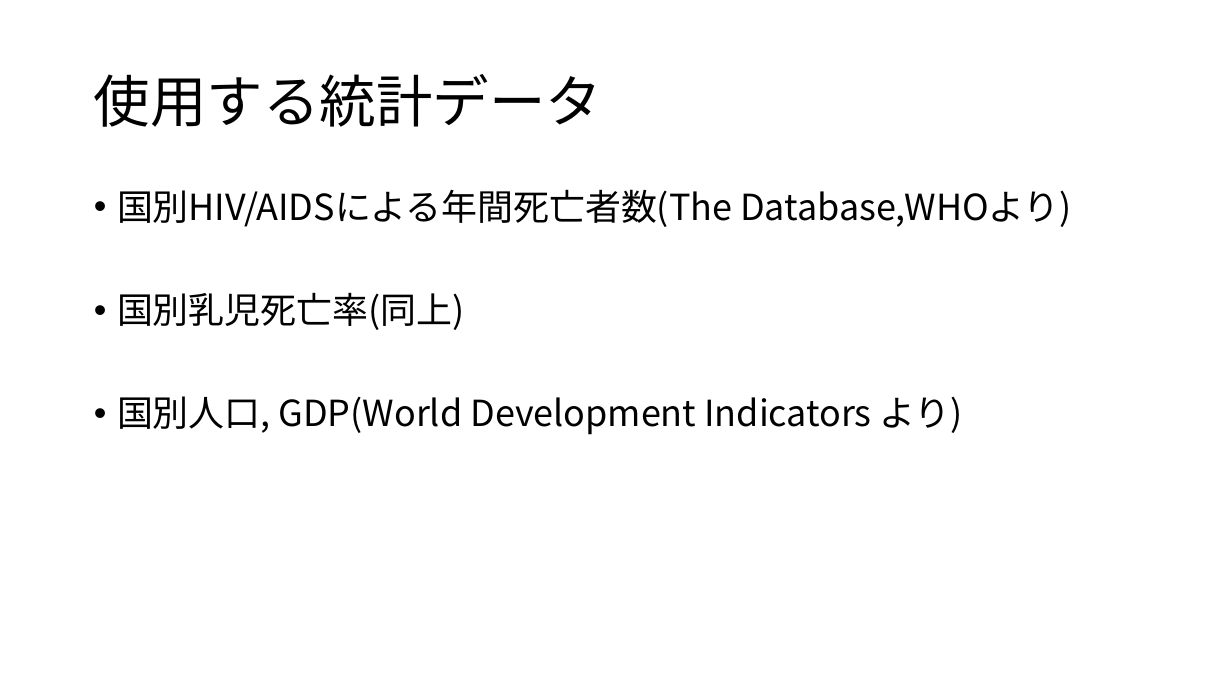
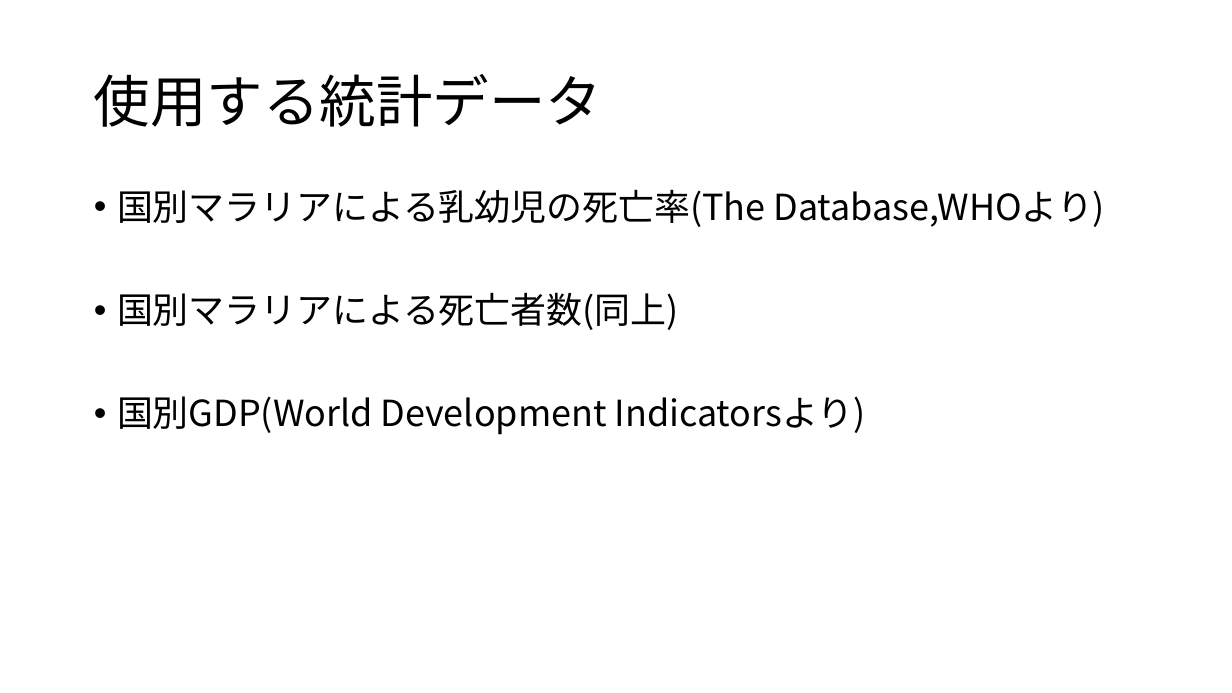
Before and after one commit to erevest-cobalt/3pro, a slide deck: slide 5 of 統計データの可視化.pptx. Drawn at 1232x693 pixels with LibreOffice and Linux fonts; fonts in the diff are those of the drawing. Boxes give left, top, right and bottom in pixels: in the first picture for what was removed or moved away, otherwise in the second. Text is boxed around its words. In the diff, an @@ line names an element or a change of style, - is before the commit and + after.

```diff
--- a/統計データの可視化.pptx
+++ b/統計データの可視化.pptx
@@ text at (117, 189, 1105, 435): text changed @@
-• 国別HIV/AIDSによる年間死亡者数(The Database,WHOより)
-• 国別乳児死亡率(同上)
-• 国別人口, GDP(World Development Indicators より)
+• 国別マラリアによる乳幼児の死亡率(The Database,WHOより)
+• 国別マラリアによる死亡者数(同上)
+• 国別GDP(World Development Indicatorsより)
```
Also in this commit, not shown: 3 other slides changed, 1 slide removed.
